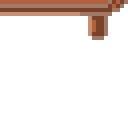
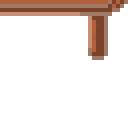
The second 128px x 128px image is a revision of the first. Changes to its layers:
painted on "Layer" over (88, 36, 108, 60)
painted on "Layer #1" over (88, 24, 108, 60)
painted on "Layer #2" over (88, 36, 108, 60)
